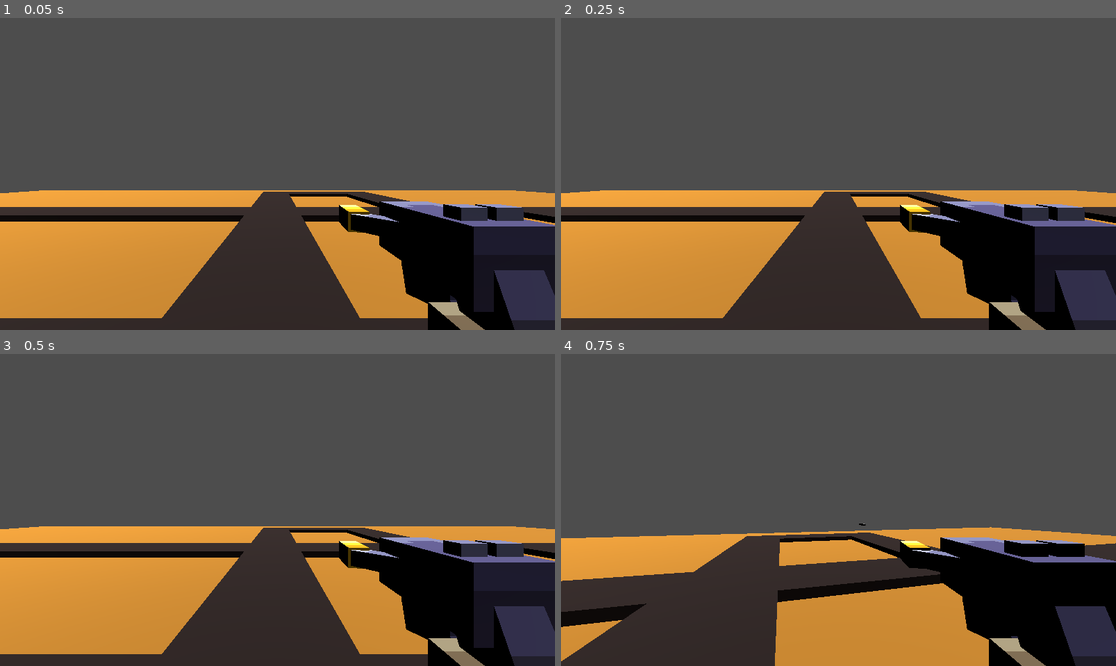
Above: before the commit, frames 1-4 (two rows, left to right).
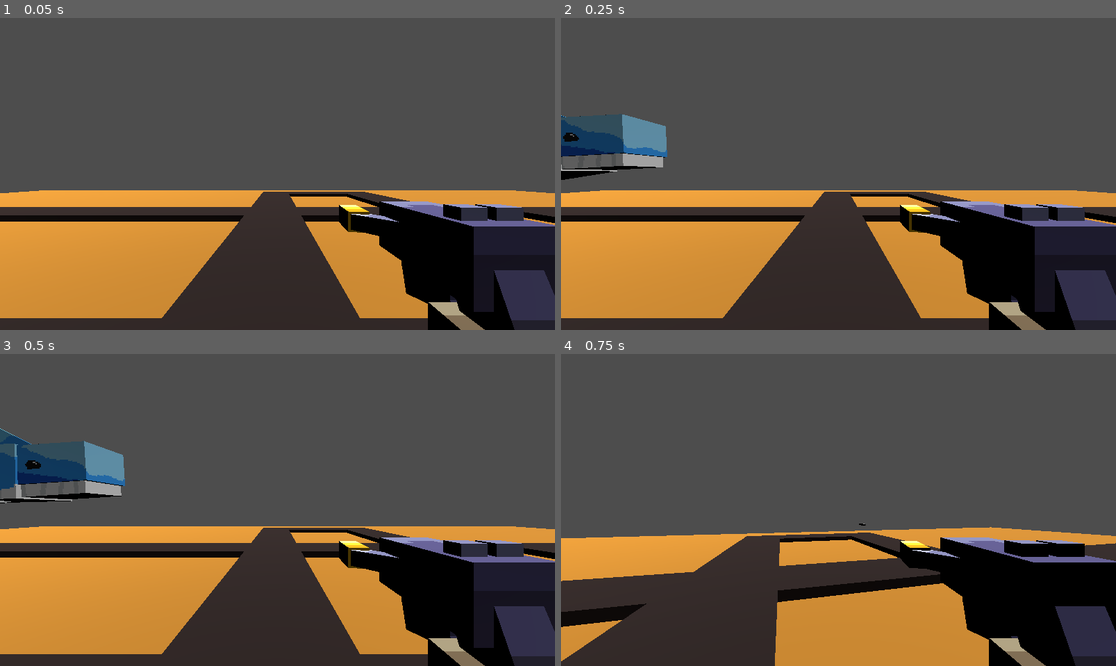
Above: after the commit, the same moments.

Repository: GuiguiSlide/projet_gamejam_2025_cesi
Game: Godot game, scene res://main.tscn
Same seed, same stepped clock (60 frames per second), same inputs: the game is played once before the commit and once after it.
Inputs (mouse positions are in pixels of both pictures, inside the frame that each line leads up to):
- Up to frame 1 (0.05 s): no input
- Up to frame 2 (0.25 s): no input
- Up to frame 3 (0.5 s): no input
- Up to frame 4 (0.75 s): move the mouse to (866, 510) at 0.52 s; press the mouse at (866, 510) at 0.53 s; hold W (forward) from 0.53 s (still down)

Frame 1 is identical in both runs. In frame 2, 2.9% of the frame differs, in the area x 0-20%, y 30-52%; in frame 3, 3.5%, in the area x 0-23%, y 23-48%; in frame 4, nothing differs.

Commit message:
stop error loop

Diff:
--- a/summonner.gd
+++ b/summonner.gd
@@ -17,7 +17,7 @@
 		]
 	# Start the timer
 	var timer = Timer.new()
-	timer.wait_time = 10  # Set the timer to 10 seconds
+	timer.wait_time = 0.1  # Set the timer to 10 seconds
 	timer.one_shot = false  # Make the timer repeat
 	add_child(timer)  # Add the timer to the scene tree
 	timer.start()  # Start the timer
@@ -33,13 +33,11 @@
 		var mob_scene = mob_scenes[random_index]
 		# Instance the mob scene
 		var new_child = mob_scene.instantiate()
-		# Set the owner of the new child to ensure it is added to the scene tree
-		new_child.owner = get_tree().current_scene
-		# Add the new child to the scene tree
+		# Add the new child to the scene tree (this will automatically assign an owner)
 		add_child(new_child)
 		# Set the position of the new child
 		new_child.global_transform.origin = spawn_position
-		# Set the rotation of the new child to -90 degrees around the Y-axis
+		# Set the rotation of the new child to the specified spawn rotation
 		new_child.rotation_degrees = spawn_rotation
 	else:
 		push_error("No mob scenes assigned.")
